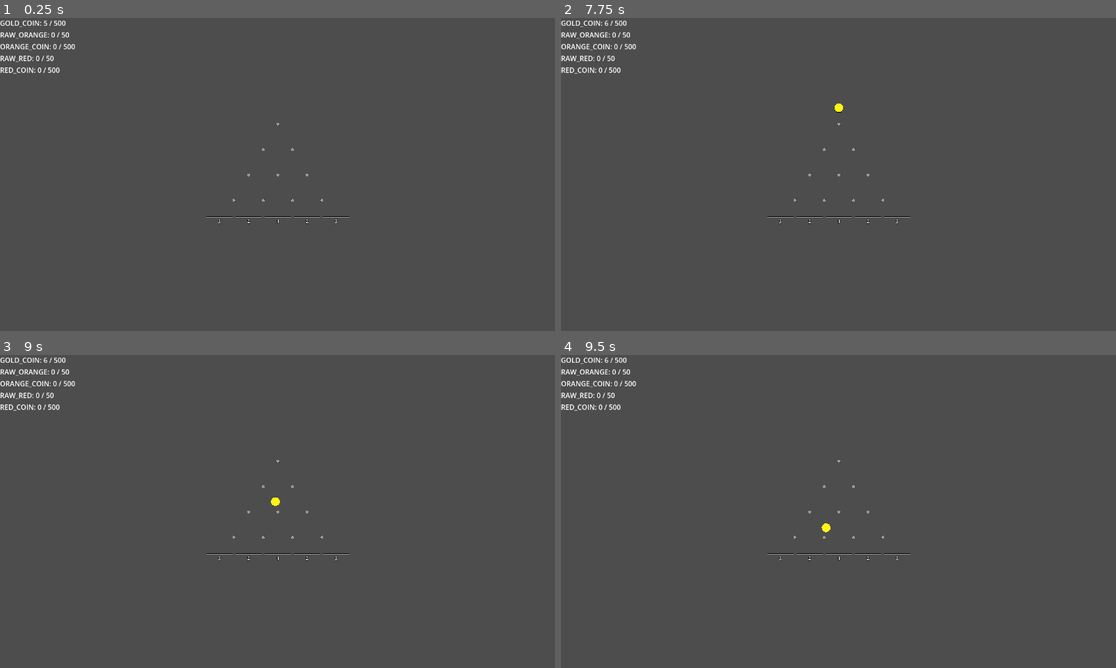
Above: before the commit, frames 1-4 (two rows, left to right).
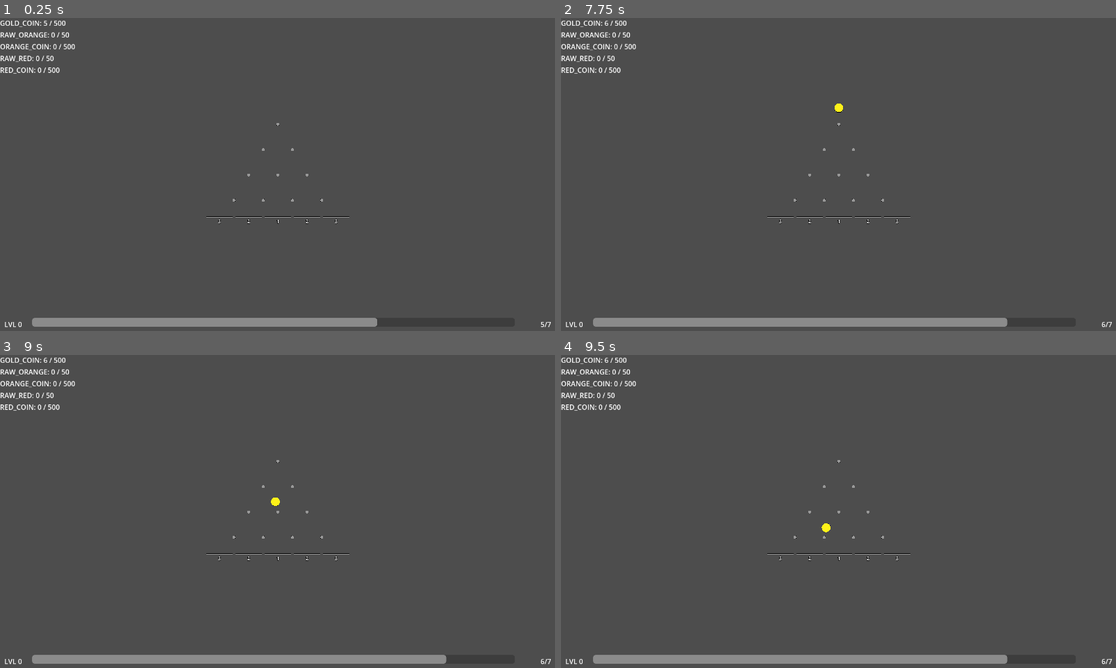
Above: after the commit, the same moments.

Repository: kjbrown-sandbox/pleenko
Game: Godot game, scene res://entities/main/main.tscn
Same seed, same stepped clock (60 frames per second), same inputs: the game is played once before the commit and once after it.
Inputs (mouse positions are in pixels of both pictures, inside the frame that each line leads up to):
- Up to frame 1 (0.25 s): no input
- Up to frame 2 (7.75 s): tap Enter at 0.5, 7.25 s; move the mouse to (960, 158) at 0.52 s; hold Right 0.53-1.28 s; hold Space (drop_coin) 0.53-1.28 s; click (960, 158) at 0.67 s; move the mouse to (727, 190) at 1.27 s; hold Left 1.28-2.03 s; tap 1 (drop_unrefined) at 1.35, 5.85 s; move the mouse to (894, 105) at 2.02 s; hold Right 2.03-3.53 s; tap P at 2.1, 4.35, 6.6 s; move the mouse to (810, 237) at 2.77 s; tap Space (drop_coin) at 2.85, 5, 7.35 s; click (810, 237) at 2.92 s; move the mouse to (1005, 221) at 3.52 s; hold 1 (drop_unrefined) 3.53-4.28 s; hold Left 3.53-5.78 s; move the mouse to (672, 127) at 4.27 s; move the mouse to (866, 174) at 5.02 s; hold Space (drop_coin) 5.03-5.78 s; click (866, 174) at 5.17 s; move the mouse to (755, 96) at 5.77 s; hold Right from 5.78 s (still down); move the mouse to (960, 158) at 6.52 s; move the mouse to (727, 190) at 7.27 s; click (727, 190) at 7.42 s
- Up to frame 3 (9 s): move the mouse to (333, 442) at 8.02 s; release Right at 8.03 s; hold 1 (drop_unrefined) 8.03-8.78 s; hold Left from 8.03 s (still down); move the mouse to (249, 574) at 8.77 s; tap P at 8.85 s
- Up to frame 4 (9.5 s): keep holding Left

The runs differ from the first frame. In frame 1, 1.8% of the frame differs, in the area x 0-100%, y 95-99%; in frame 2, 2.2%; in frame 3, 2.2%; in frame 4, 2.2%.

Commit message:
Add progress bar

Diff:
--- /dev/null
+++ b/entities/level_progress_bar/level_progress_bar.gd
@@ -0,0 +1,67 @@
+extends HBoxContainer
+
+var level_label: Label
+var progress_bar: ProgressBar
+var progress_label: Label
+
+
+func _ready() -> void:
+	# Anchor to bottom of screen, full width
+	anchor_left = 0.0
+	anchor_right = 1.0
+	anchor_top = 1.0
+	anchor_bottom = 1.0
+	offset_top = -30
+	offset_bottom = 0
+	offset_left = 10
+	offset_right = -10
+
+	# Level label: "LVL 0"
+	level_label = Label.new()
+	level_label.text = "LVL 0"
+	level_label.custom_minimum_size.x = 60
+	add_child(level_label)
+
+	# Progress bar
+	progress_bar = ProgressBar.new()
+	progress_bar.size_flags_horizontal = Control.SIZE_EXPAND_FILL
+	progress_bar.show_percentage = false
+	progress_bar.min_value = 0.0
+	progress_bar.max_value = 1.0
+	progress_bar.value = 0.0
+	progress_bar.custom_minimum_size.y = 20
+	add_child(progress_bar)
+
+	# Progress text: "0/10"
+	progress_label = Label.new()
+	progress_label.custom_minimum_size.x = 80
+	progress_label.horizontal_alignment = HORIZONTAL_ALIGNMENT_RIGHT
+	add_child(progress_label)
+
+	LevelManager.level_changed.connect(_on_level_changed)
+	CurrencyManager.currency_changed.connect(_on_currency_changed)
+
+	_update_display()
+
+
+func _on_level_changed(_new_level: int) -> void:
+	_update_display()
+
+
+func _on_currency_changed(type: Enums.CurrencyType, _new_balance: int, _cap: int) -> void:
+	if type == Enums.CurrencyType.GOLD_COIN:
+		_update_display()
+
+
+func _update_display() -> void:
+	level_label.text = "LVL %d" % LevelManager.current_level
+
+	var threshold := LevelManager.get_next_threshold()
+	if threshold <= 0:
+		progress_bar.value = 1.0
+		progress_label.text = "MAX"
+	else:
+		var gold := CurrencyManager.get_balance(Enums.CurrencyType.GOLD_COIN)
+		progress_bar.max_value = threshold
+		progress_bar.value = mini(gold, threshold)
+		progress_label.text = "%d/%d" % [gold, threshold]
--- a/entities/main/main.tscn
+++ b/entities/main/main.tscn
@@ -4,6 +4,7 @@
 [ext_resource type="PackedScene" uid="uid://dqosetipfxq2w" path="res://entities/plinko_board/plinko_board.tscn" id="1_kykwc"]
 [ext_resource type="Script" uid="uid://dqvg32rprv776" path="res://entities/main/coin_values.gd" id="2_dn64k"]
 [ext_resource type="PackedScene" path="res://entities/level_up_dialog/level_up_dialog.tscn" id="3_levelup"]
+[ext_resource type="Script" path="res://entities/level_progress_bar/level_progress_bar.gd" id="4_lvlbar"]
 
 [node name="Main" type="Node3D" unique_id=441209692]
 script = ExtResource("1_j5li3")
@@ -24,4 +25,7 @@
 offset_bottom = 40.0
 script = ExtResource("2_dn64k")
 
+[node name="LevelProgressBar" type="HBoxContainer" parent="CanvasLayer"]
+script = ExtResource("4_lvlbar")
+
 [node name="LevelUpDialog" parent="." instance=ExtResource("3_levelup")]
Not shown, added: entities/level_progress_bar/level_progress_bar.gd.uid
